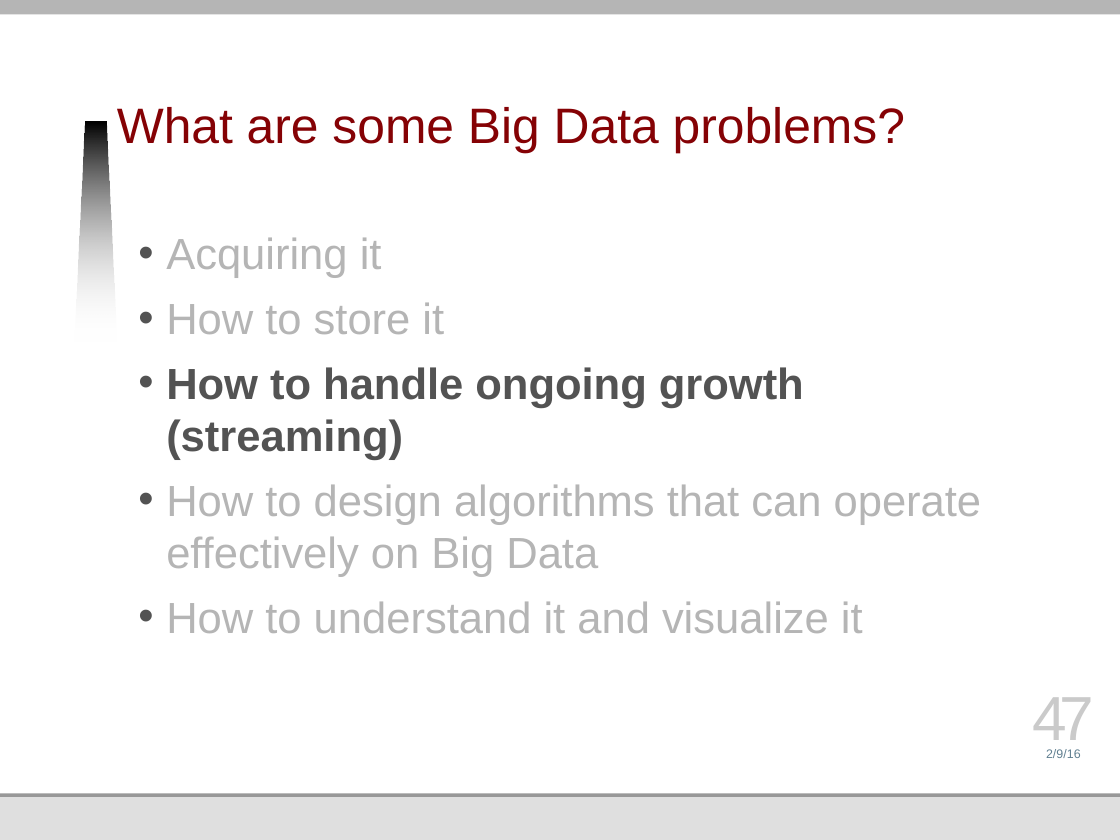
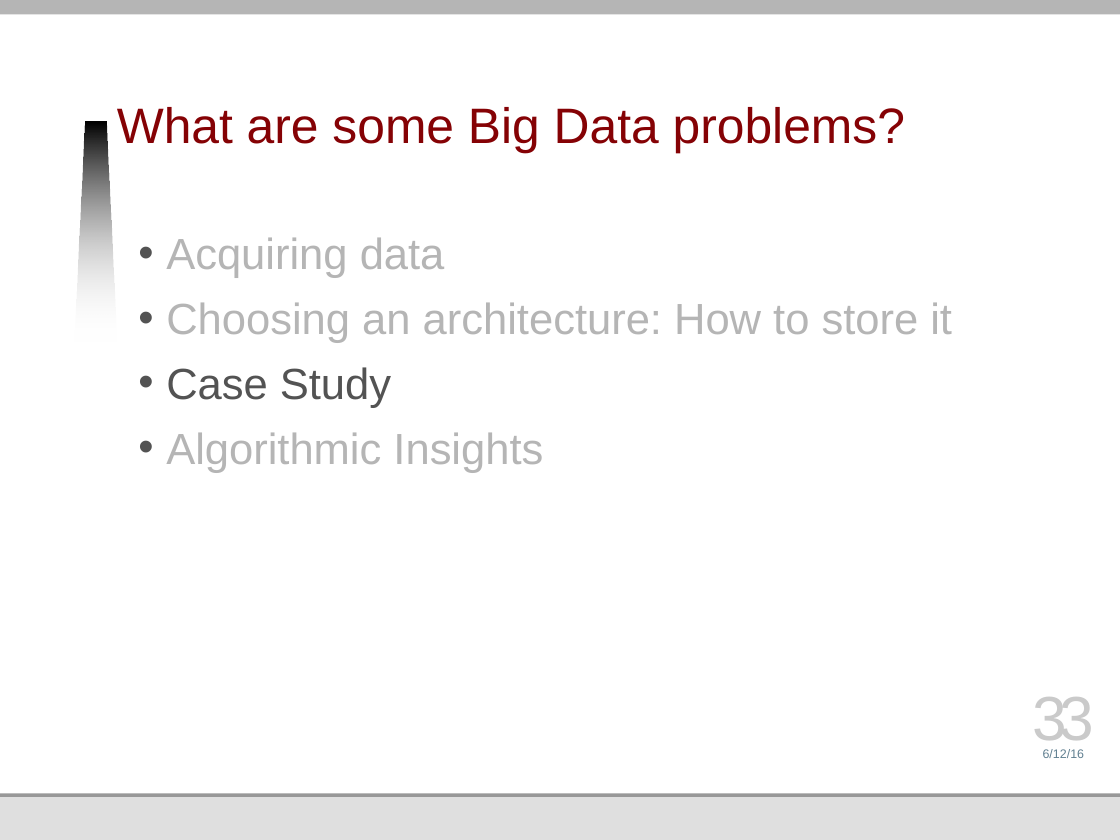
Before and after one commit to jmankoff/data, a slide deck: slide 33 of Lectures/9 Big Data Human.pptx (slide 47 before the commit). Drawn at 1120x840 pixels with LibreOffice and Linux fonts; fonts in the diff are those of the drawing; background and template pictures are left out. Boxes give left, top, right and bottom in pixels: in the first picture for what was removed or moved away, otherwise in the second. Text is boxed around its words. In the diff, an @@ line names an element or a change of style, - is before the commit and + after.

Commit message:
updated lectures and added todos
Updates based on thinking over what went well and what needs revision
in 2016. Left open todos for 2017.

```diff
--- a/Lectures/9 Big Data Human.pptx
+++ b/Lectures/9 Big Data Human.pptx
@@ text at bbox=[166, 237, 952, 473]: text changed @@
-• Acquiring it
-• How to store it
-• How to handle ongoing growth (streaming)
-• How to design algorithms that can operate effectively on Big Data
-• How to understand it and visualize it
+• Acquiring data
+• Choosing an architecture: How to store it
+• Case Study
+• Algorithmic Insights
@@ page number at bbox=[1033, 697, 1094, 752]: text changed @@
-47
+33
@@ text at bbox=[1043, 749, 1085, 758]: text changed @@
-2/9/16
+6/12/16
```
Also in this commit, not shown: 58 other slides changed, 8 other files.
